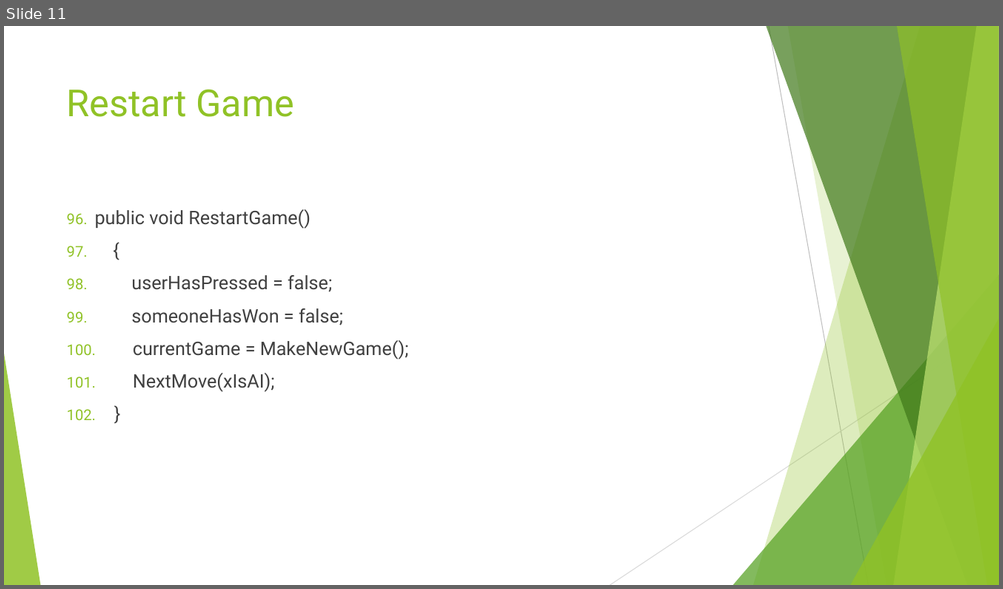
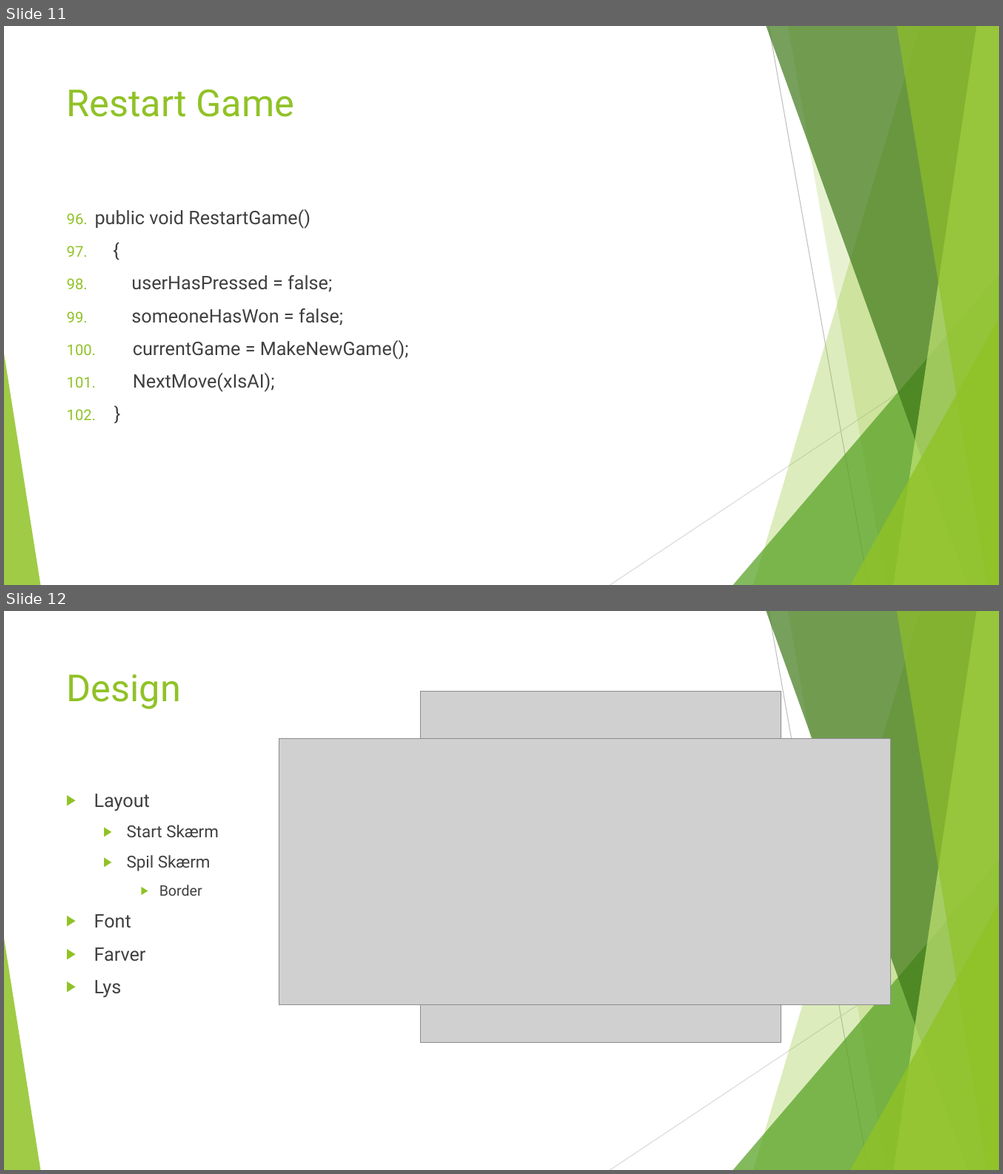
Before and after one commit to UffeThorsen/ZBC-ProgB-18-20-TicTacToe, a slide deck: notes/Tic Tac Toe GUI.pptx. Shown one above the other, each under a label of ours: slide 11 before the commit, slides 11 and 12 after it. The pictures are 1003x589 and 1003x1174 pixels, drawn with LibreOffice and Linux fonts; fonts in the diff are those of the drawing; grey boxes stand for pictures. Boxes give left, top, right and bottom in pixels: in the first picture for what was removed or moved away, otherwise in the second. Text is boxed around its words. In the diff, an @@ line names an element or a change of style, - is before the commit and + after.

```diff
--- a/notes/Tic Tac Toe GUI.pptx
+++ b/notes/Tic Tac Toe GUI.pptx
@@ slide 12 added at box(4, 611, 999, 1170), background #FFFFFF; not listed: 10 template elements that a slide beside it also shows @@
@@ title added at box(67, 674, 181, 709), 36 pt, text #90C226 @@
+Design
@@ picture added at box(421, 692, 782, 1043) @@
@@ picture added at box(279, 738, 891, 1005) @@
@@ text added at box(94, 794, 219, 998), 18 pt, text #404040 @@
+▶ Layout
+  ▶ Start Skærm
+  ▶ Spil Skærm
+    ▶ Border
+▶ Font
+▶ Farver
+▶ Lys
```
Also in this commit, not shown: 5 slides changed.
